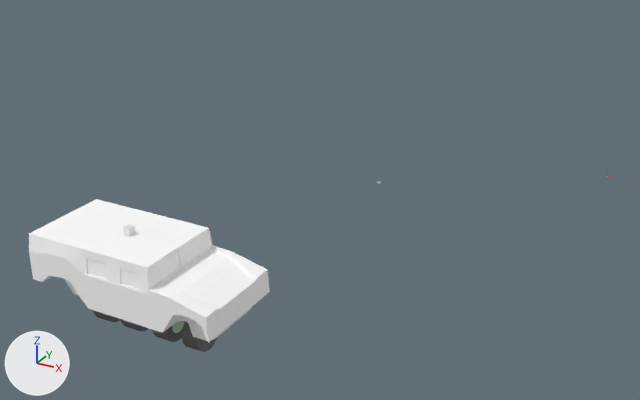
The Blender file examples/morse/expermental/HummerOutdoorWorld.blend: old version first, new version second.
The view is the same before and after, from a camera (50 mm lens) standing at (12.65, -27.5, 12.55) and looking at (1.22, -6.72, 2.16). Lighting does not change. The marker at lower left points along +X, +Y and +Z.

Objects in the first picture: 'Hummer', 'wheel1', 'wheel2', 'wheel3', 'wheel4'.
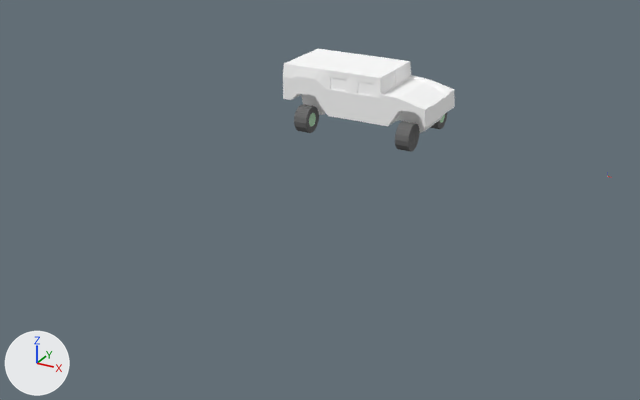
ob_imu is not drawn itself; it is the parent of ob_imubox.

Edits to the bpy script that builds the scene:
```text
Change ob_hummer:
    ob_hummer.location: (-0.27, -12.08, 1.41) -> (0.0, 0.0, 3.0)
Change ob_imu:
    ob_imu.location: (-1.251, -12.15, 2.79) -> (0.0, 0.0, 2.5)
Change ob_wheel1:
    ob_wheel1.location: (-2.21, -12.06, 0.48) -> (1.6, 1.3, 2.5)
Change ob_wheel2:
    ob_wheel2.location: (-1.26, -12.06, 0.48) -> (1.6, -1.3, 2.5)
Change ob_wheel3:
    ob_wheel3.location: (0.72, -12.06, 0.48) -> (-2.3, 1.3, 2.5)
Change ob_wheel4:
    ob_wheel4.location: (-0.22, -12.06, 0.48) -> (-2.3, -1.3, 2.5)
```

Location of each change, [x1, y1, x2, y2] in pixels of the pictures (640 x 400 px):
'Hummer', moved
    before: [29, 199, 270, 342]
    after: [283, 49, 455, 134]
'wheel4', moved
    before: [152, 321, 185, 342]
    after: [294, 104, 319, 133]
'wheel2', moved
    before: [121, 319, 149, 331]
    after: [395, 121, 419, 152]
'wheel3', moved (not visible afterwards)
    before: [182, 322, 217, 352]
'wheel1', moved
    before: [93, 310, 121, 322]
    after: [430, 113, 447, 129]
'IMUBox', moved (not visible afterwards)
    before: [123, 225, 135, 236]
